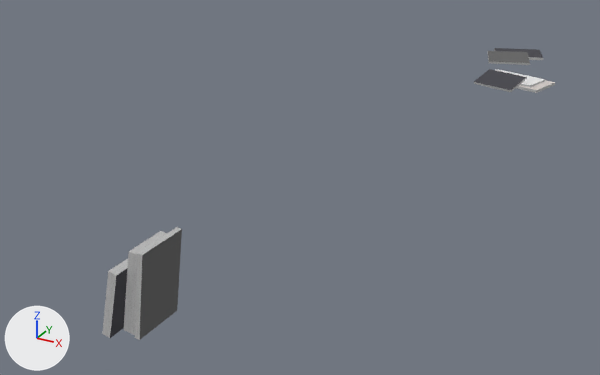
What one commit did to the OBJ model examples/RoomTemplate/models/books.obj.
Both versions are drawn from a 50 mm lens placed at (2.82, -4.94, 1.93), pointed at (0.71, -1.1, 0.01). The axes (+X, +Y, +Z) are drawn at lower left. The lights are the same throughout. Where no turn or scale is listed for an object, it has been applied to the vertices.

In view in the first picture: 'books'.
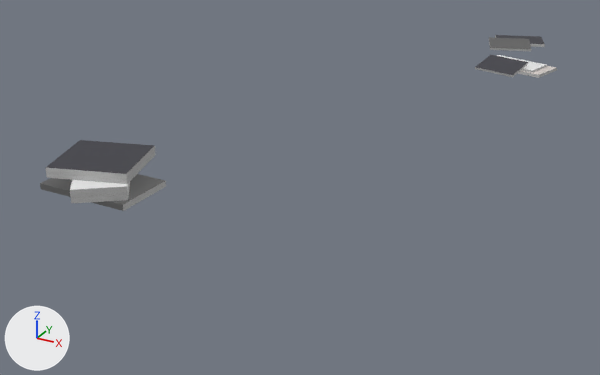
What differs and where, as boxes (x1, y1, x2, y2) in the pictures (600 x 375 px; the box of a moved part takes in the faces that stretch with it):
'books', reshaped (14% wider, 40% shorter)
    before: (102, 48, 555, 340)
    after: (40, 35, 557, 211)
part 1 of me_books, moved or reshaped
    before: (517, 80, 555, 93)
    after: (518, 66, 557, 78)
part 2 of me_books, moved or reshaped
    before: (135, 227, 182, 340)
    after: (40, 174, 166, 211)
part 3 of me_books, moved or reshaped
    before: (488, 51, 530, 65)
    after: (489, 37, 531, 51)
part 4 of me_books, moved or reshaped
    before: (494, 48, 543, 60)
    after: (495, 35, 545, 47)
part 5 of me_books, moved or reshaped
    before: (474, 69, 527, 92)
    after: (475, 55, 528, 77)
part 6 of me_books, moved or reshaped
    before: (496, 69, 545, 88)
    after: (497, 55, 547, 73)
part 7 of me_books, moved or reshaped
    before: (102, 259, 128, 338)
    after: (45, 140, 156, 184)
part 8 of me_books, moved or reshaped
    before: (124, 231, 167, 335)
    after: (70, 180, 130, 204)

Diff of the bpy script that builds the scene:
```diff
--- a/examples/RoomTemplate/models/books.obj.py
+++ b/examples/RoomTemplate/models/books.obj.py
@@ me_books @@
 me_books.from_pydata(...)  # 64 vertices, 48 faces; spans x 0.77..1.69, y -2.85..1.61, z 0.04..0.44
 # used by ob_books; location = (0.0, 0.0, 0.0)
+# me_books part 1: the loose piece of 8 vertices spanning x 1.24..1.69, y 0.52..0.86, z 0.27..0.29 is moved by (0.0, 0.0, 0.1)
+# me_books part 2: the loose piece of 8 vertices spanning x 0.89..0.97, y -2.8..-2.55, z 0.05..0.44 is multiplied about its middle by the matrix ((-0.131, 0.0, -0.991), (0.0, -1.0, 0.0), (-0.991, 0.0, 0.131)), then moved by (-0.16, -0.08, 0.43)
+# me_books part 3: the loose piece of 8 vertices spanning x 1.05..1.41, y 1.09..1.4, z 0.27..0.32 is moved by (0.0, 0.0, 0.1)
+# me_books part 4: the loose piece of 8 vertices spanning x 1.04..1.46, y 1.26..1.61, z 0.27..0.29 is moved by (0.0, 0.0, 0.1)
+# me_books part 5: the loose piece of 8 vertices spanning x 1.19..1.53, y 0.44..0.71, z 0.28..0.34 is moved by (0.0, 0.0, 0.1)
+# me_books part 6: the loose piece of 8 vertices spanning x 1.21..1.63, y 0.55..0.84, z 0.29..0.31 is moved by (0.0, 0.0, 0.1)
+# me_books part 7: the loose piece of 8 vertices spanning x 0.77..0.87, y -2.85..-2.55, z 0.04..0.36 is multiplied about its middle by the matrix ((0.206, -0.301, 0.931), (0.065, 0.954, 0.294), (-0.976, 0.0, 0.216)), then moved by (-0.07, -0.03, 0.56)
+# me_books part 8: the loose piece of 8 vertices spanning x 0.82..0.94, y -2.78..-2.58, z 0.04..0.43 is multiplied about its middle by the matrix ((0.106, 0.793, 0.599), (-0.138, 0.609, -0.781), (-0.985, 0.0, 0.174)), then moved by (-0.12, -0.07, 0.47)
 me_books.materials.append(mat_material__12804)
```
